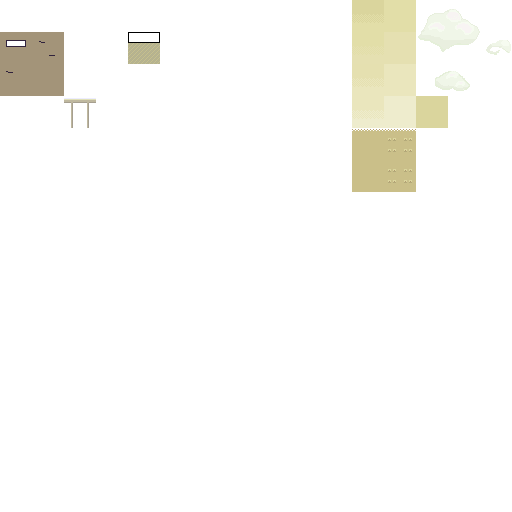
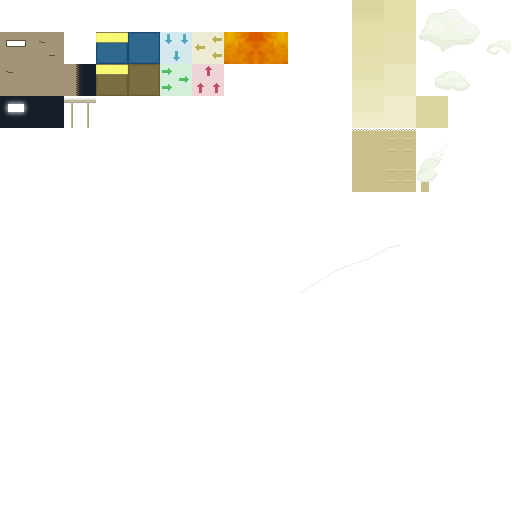
Before/after of a 512x512 layered artwork. What changed in the layer stack:
added layer "smoke1" above "Layer 8 copy 6" over [300, 142, 448, 293]
added layer "Layer 8 copy 6" above "Layer 8 copy" over [224, 32, 256, 64]
added layer "Layer 8 copy" above "arrows" over [256, 32, 288, 64]
added group "arrows" with 5 layers above "glow" over [160, 32, 224, 96]
added layer "Layer 8 copy 5" in group "arrows" over [195, 36, 222, 59]
added layer "Layer 8 copy 4" in group "arrows" over [162, 68, 189, 91]
added layer "Layer 8 copy 3" in group "arrows" over [197, 66, 220, 93]
added layer "Layer 8 copy 2" in group "arrows" over [165, 34, 188, 61]
added layer "bg" (25%) in group "arrows" over [160, 32, 224, 96]
added layer "glow" above "Layer 7" over [0, 96, 64, 128]
painted on "Layer 7" over [76, 32, 160, 96]
added layer "floor copy" above "floor" over [64, 64, 160, 96]
added group "floor" with 3 layers above "sky" over [95, 32, 160, 65]
added layer "Layer 4" in group "floor" over [96, 32, 160, 64]
added layer "Layer 3" in group "floor" over [128, 32, 160, 64]
added layer "floor1" in group "floor" over [95, 32, 129, 65]
painted on "Layer 0" over [6, 40, 55, 73]
